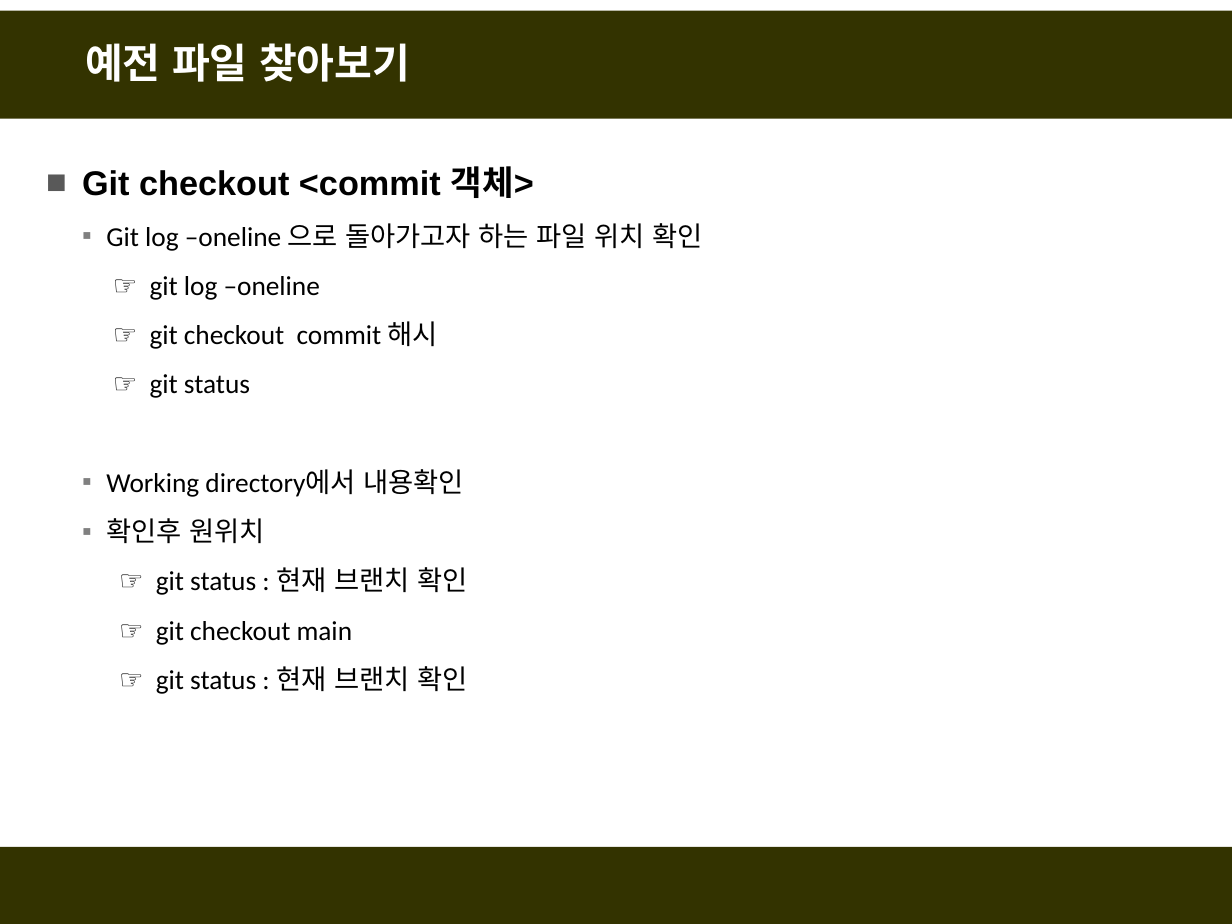
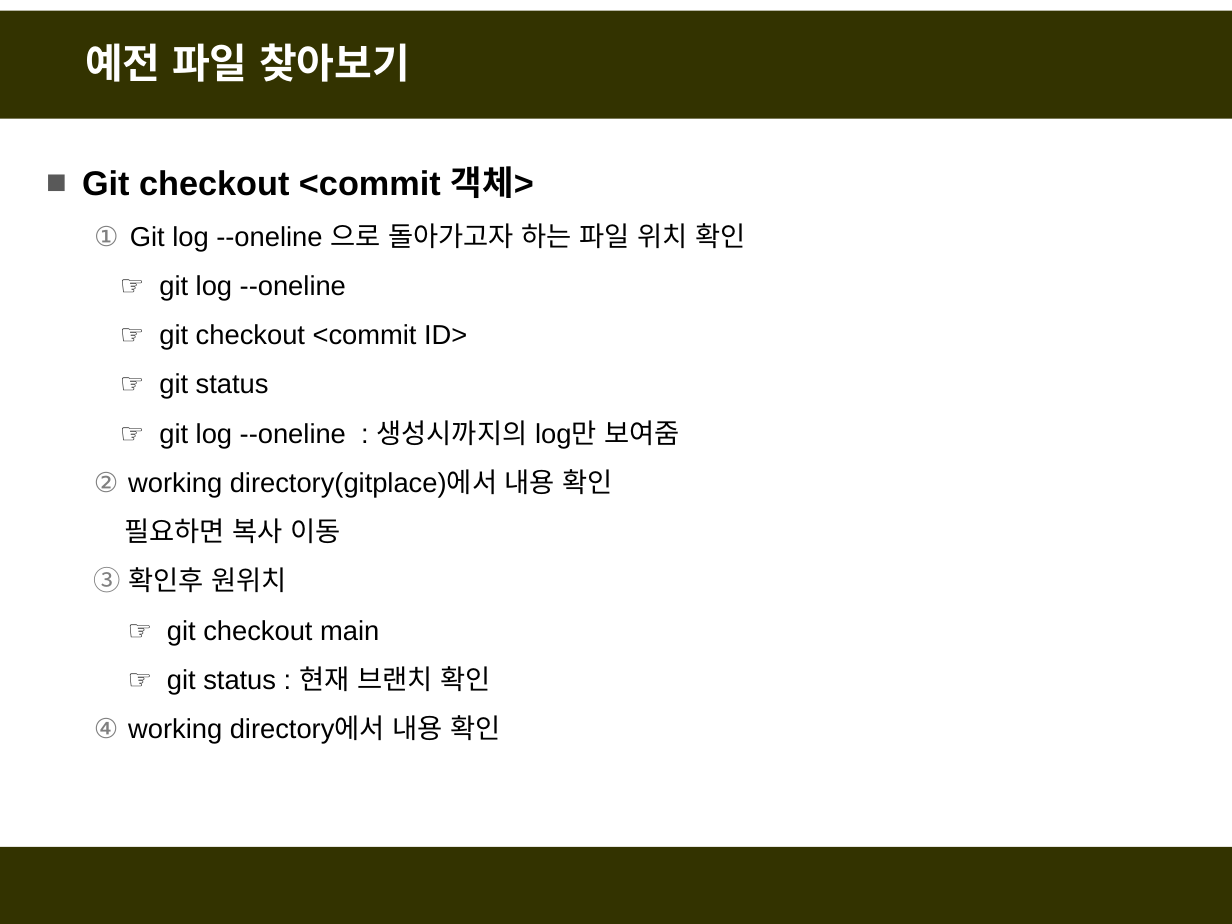
Before and after one commit to fasthill/github-lecture, a slide deck: slide 45 of git및github첫걸음.pptx (slide 30 before the commit). Drawn at 1232x924 pixels with LibreOffice and Linux fonts; fonts in the diff are those of the drawing. Boxes give left, top, right and bottom in pixels: in the first picture for what was removed or moved away, otherwise in the second. Text is boxed around its words. In the diff, an @@ line names an element or a change of style, - is before the commit and + after.

```diff
--- a/git및github첫걸음.pptx
+++ b/git및github첫걸음.pptx
@@ text at <box>130,223,745,350</box>: text changed; font Calibri to Arial @@
-  ▪ Git log –oneline 으로 돌아가고자 하는 파일 위치 확인
-  ☞ git log –oneline
-  ☞ git checkout commit 해시
+  1. Git log --oneline 으로 돌아가고자 하는 파일 위치 확인
+  ☞ git log --oneline
+  ☞ git checkout <commit ID>
@@ text at <box>128,373,490,695</box>: font Calibri to Arial in "☞ git status", "확인후 원위치", "☞ git checkout main", "☞ git status : 현재 브랜치 확인"; bullet ▪ to circleNumDbPlain @@
@@ text at <box>125,420,679,544</box>: text changed; font Calibri to Arial @@
-  ▪ Working directory에서 내용확인
+  ☞ git log --oneline : 생성시까지의 log만 보여줌
+  2. working directory(gitplace)에서 내용 확인
+  필요하면 복사 이동
@@ text at <box>156,567,467,595</box>: paragraph removed @@
-  ☞ git status : 현재 브랜치 확인
@@ text at <box>128,715,500,744</box>: paragraph added @@
+  4. working directory에서 내용 확인
```
Also in this commit, not shown: 25 other slides changed, 19 slides added, 1 slide removed.
